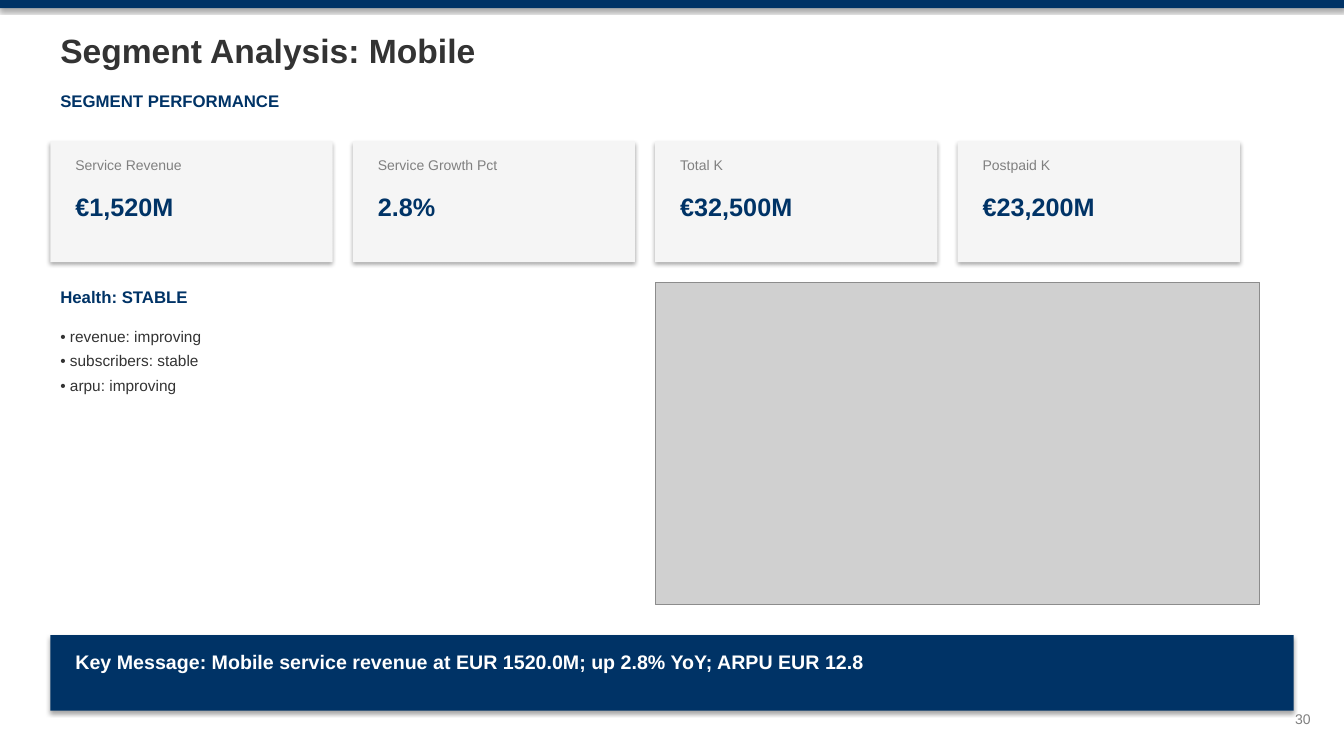
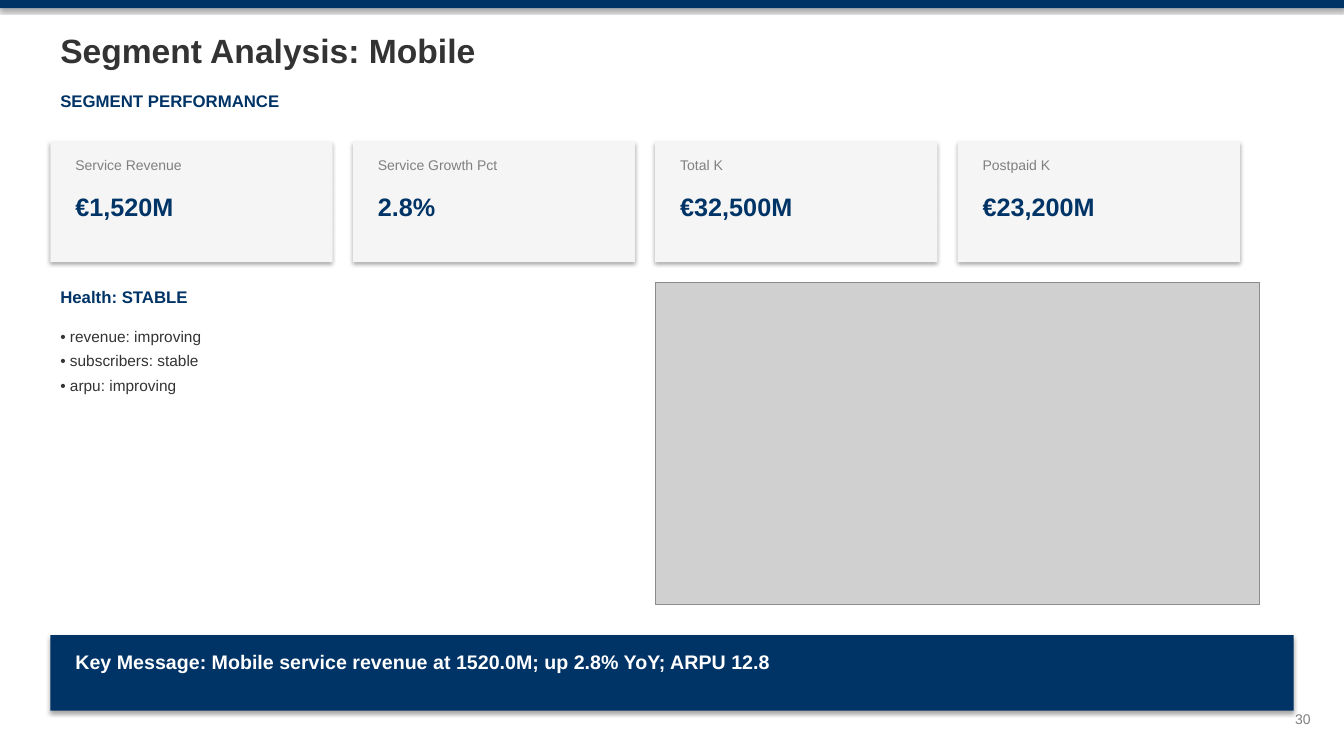
Before and after one commit to mypinseeker/BLM-Financial-Report-Analysis, a slide deck: slide 30 of reports/germany/vodafone_germany/CQ4_2025/blm_vodafone_germany_analysis_cq4_2025.pptx. Drawn at 1344x756 pixels with LibreOffice and Linux fonts; fonts in the diff are those of the drawing; grey boxes stand for pictures. Boxes give left, top, right and bottom in pixels: in the first picture for what was removed or moved away, otherwise in the second. Text is boxed around its words. In the diff, an @@ line names an element or a change of style, - is before the commit and + after.

```diff
--- a/reports/germany/vodafone_germany/CQ4_2025/blm_vodafone_germany_analysis_cq4_2025.pptx
+++ b/reports/germany/vodafone_germany/CQ4_2025/blm_vodafone_germany_analysis_cq4_2025.pptx
@@ text at <box>75,654,769,673</box>: text changed @@
-Key Message: Mobile service revenue at EUR 1520.0M; up 2.8% YoY; ARPU EUR 12.8
+Key Message: Mobile service revenue at 1520.0M; up 2.8% YoY; ARPU 12.8
```
Also in this commit, not shown: 3 other slides changed, 9 other files.
